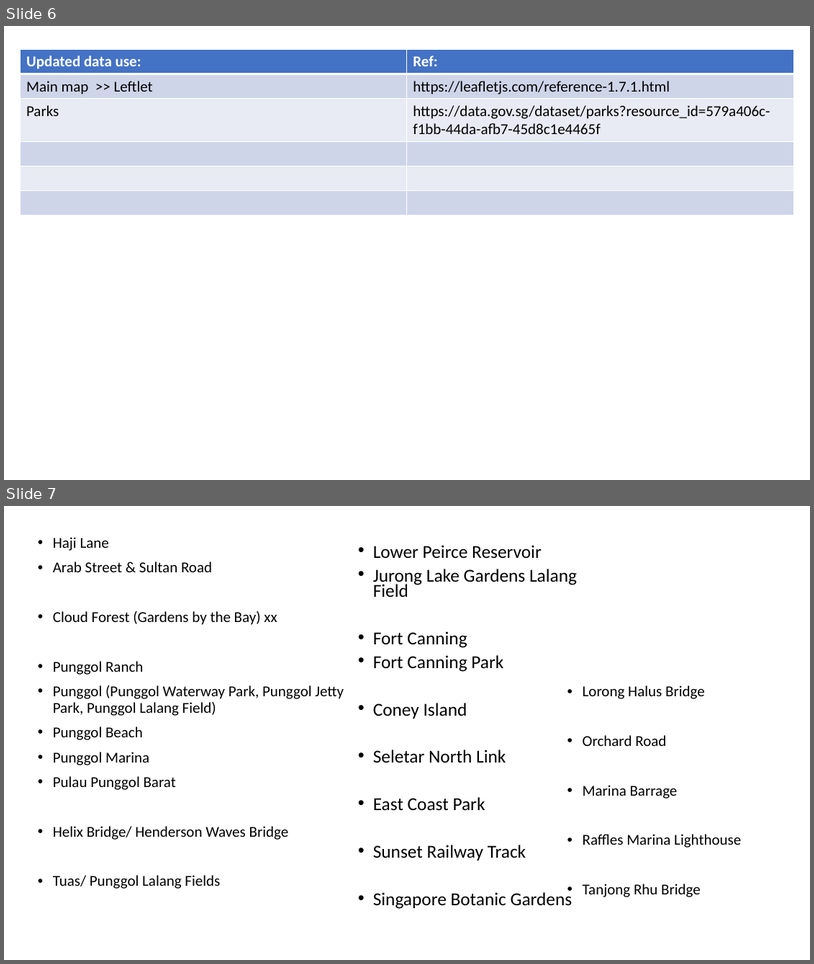
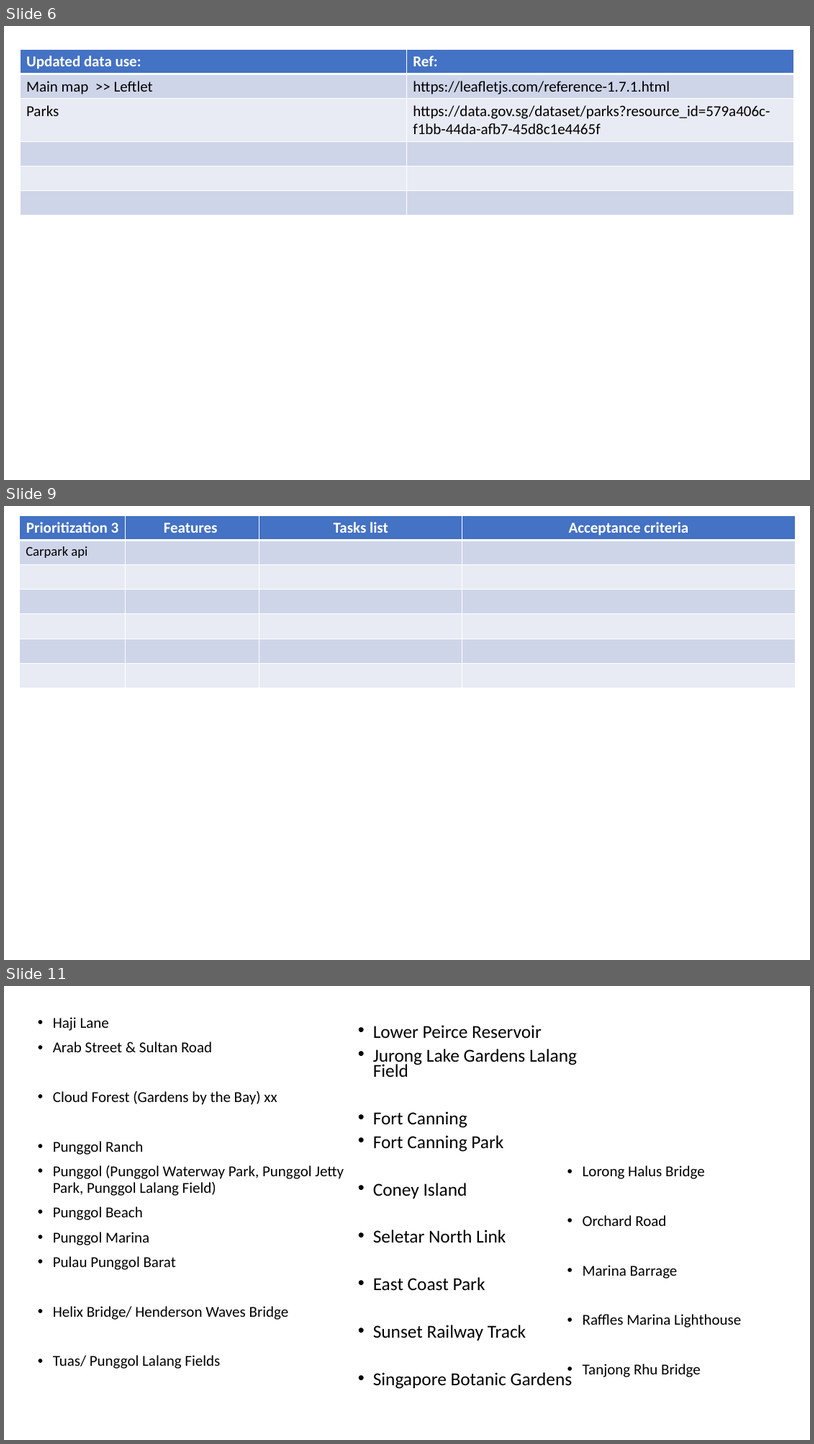
Before and after one commit to annette-p/pre-wedding-photoshoot-locations, a slide deck: wireframe.pptx. Shown one above the other, each under a label of ours: slides 6 and 7 before the commit, slides 6, 9 and 11 after it; the slides between them are not shown. The pictures are 814x964 and 814x1444 pixels, drawn with LibreOffice and Linux fonts; fonts in the diff are those of the drawing. Boxes give left, top, right and bottom in pixels: in the first picture for what was removed or moved away, otherwise in the second. Text is boxed around its words. In the diff, an @@ line names an element or a change of style, - is before the commit and + after.

```diff
--- a/wireframe.pptx
+++ b/wireframe.pptx
@@ slide 9 added at [4,506,810,960], background #FFFFFF @@
@@ table added at [20,515,796,687], 7 rows, 4 columns @@
+Prioritization 3 | Features | Tasks list | Acceptance criteria
+Carpark api |  |  | 
+ |  |  | 
+ |  |  | 
+ |  |  | 
+ |  |  | 
+ |  |  | 
@@ what was slide 7 is now slide 11 @@
```
Also in this commit, not shown: 3 other slides added, 2 other files.
